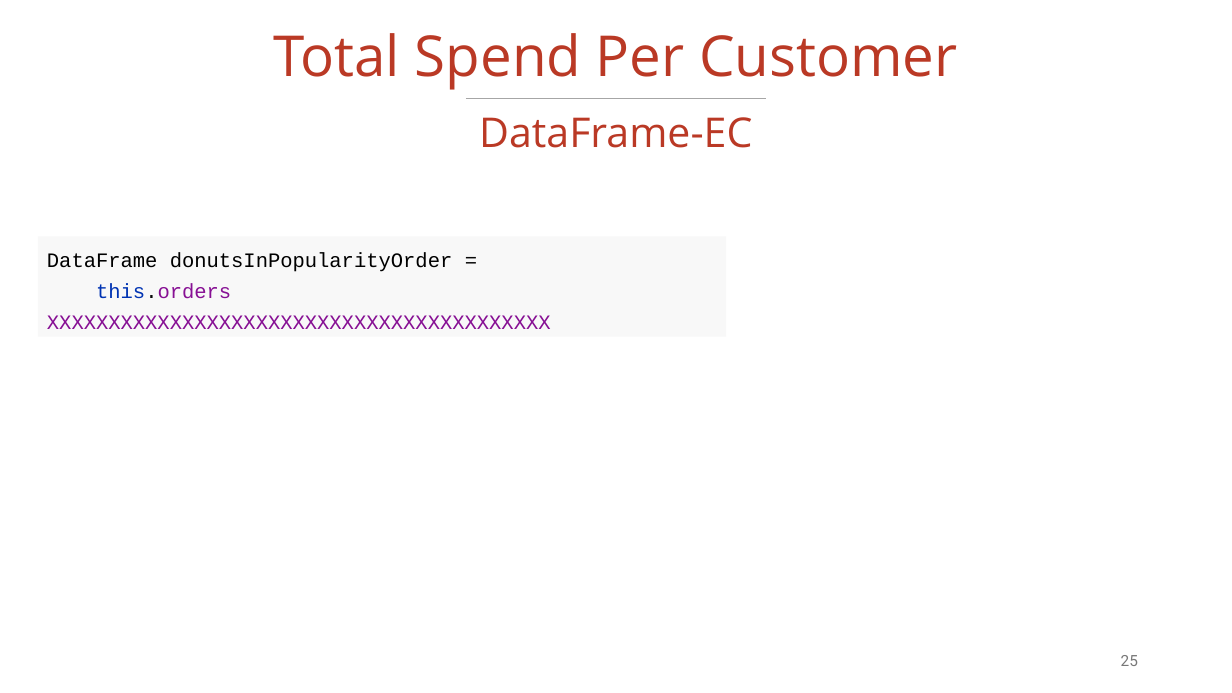
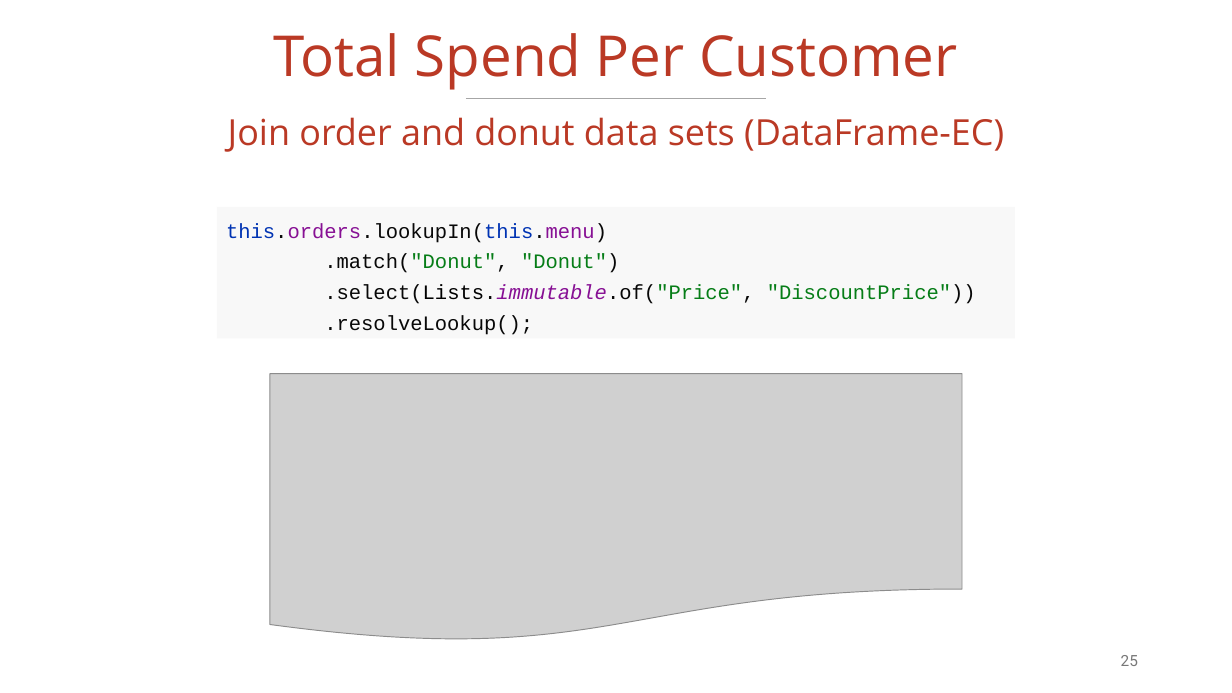
Before and after one commit to vmzakharov/missing-dataframe-talk, a slide deck: slide 25 of presentation/Missing_Dataframe_Short.pptx. Drawn at 1232x693 pixels with LibreOffice and Linux fonts; fonts in the diff are those of the drawing; grey boxes stand for pictures. Boxes give left, top, right and bottom in pixels: in the first picture for what was removed or moved away, otherwise in the second. Text is boxed around its words. In the diff, an @@ line names an element or a change of style, - is before the commit and + after.

```diff
--- a/presentation/Missing_Dataframe_Short.pptx
+++ b/presentation/Missing_Dataframe_Short.pptx
@@ text at (228, 117, 1004, 152): text changed; size 32 to 28 pt @@
-DataFrame-EC
+Join order and donut data sets (DataFrame-EC)
@@ rectangle "this.orders.lookupIn(this.menu) .match("Donut", "Donut") .se ...": place and size @@
-rectangle "this.orders.lookupIn(this.menu) .match("Donut", "Donut") .se ..." at (38, 237, 726, 337)
+rectangle "this.orders.lookupIn(this.menu) .match("Donut", "Donut") .se ..." at (217, 207, 1016, 338)
@@ text in rectangle at (226, 223, 976, 335): text changed; text colour #871094 to #080808 @@
-DataFrame donutsInPopularityOrder =
-this.orders
-XXXXXXXXXXXXXXXXXXXXXXXXXXXXXXXXXXXXXXXXX
+this.orders.lookupIn(this.menu)
+.match("Donut", "Donut")
+.select(Lists.immutable.of("Price", "DiscountPrice"))
+.resolveLookup();
@@ picture added at (270, 373, 962, 642) @@
```
Also in this commit, not shown: 6 other slides changed, 5 slides added, 2 slides removed, 3 other files.
